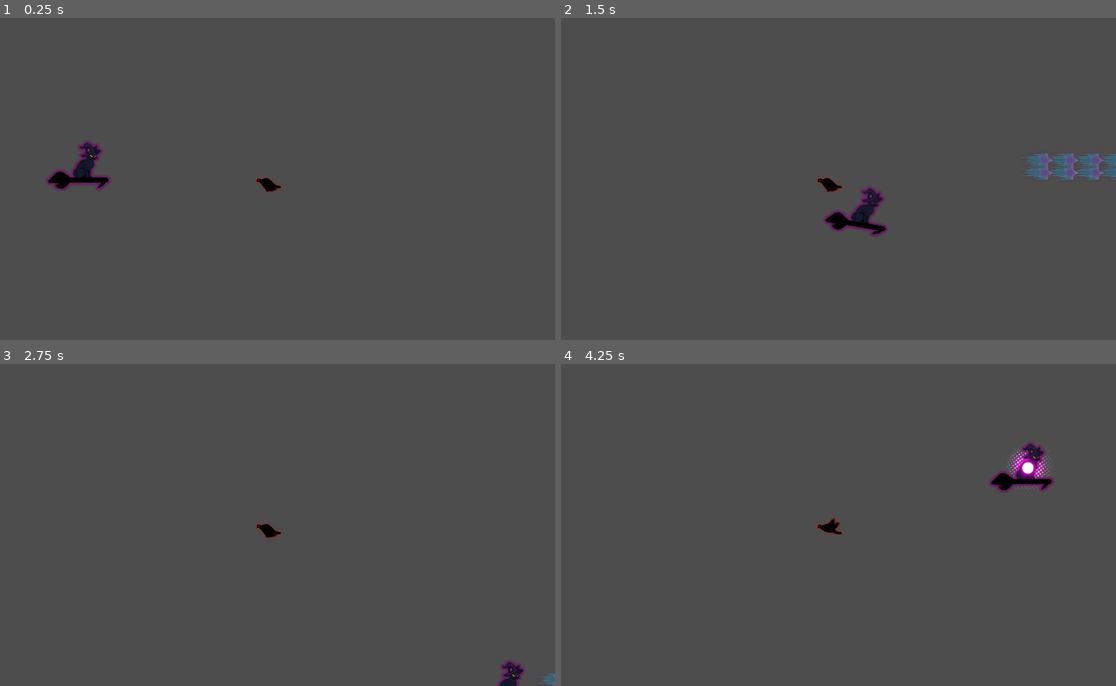
Above: before the commit, frames 1-4 (two rows, left to right).
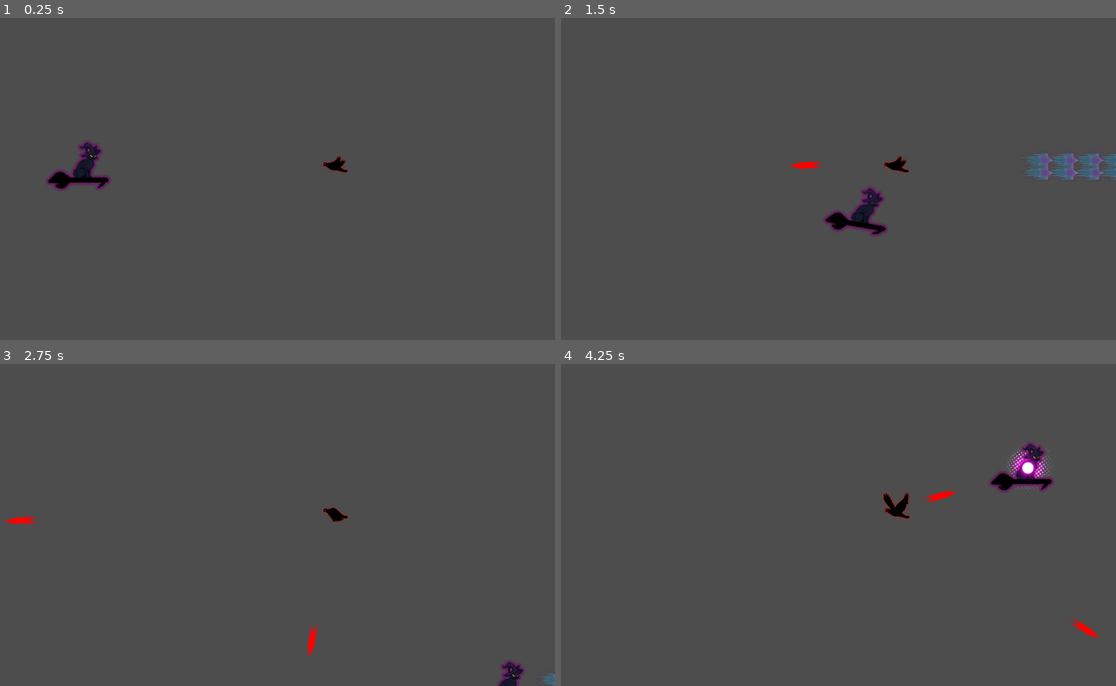
Above: after the commit, the same moments.

Repository: bsu-cs315/fp-brfairchild
Game: Godot game, scene res://level1/level1.tscn
The game is run twice, just before and just after one commit, with the same random seed, the same clock (stepped at 60 frames per second) and the same inputs.
Inputs:
- Up to frame 1 (0.25 s): no input
- Up to frame 2 (1.5 s): hold Right (move_right) 0.53-1.28 s; hold Z (shoot) 0.53-1.28 s; hold Down (move_down) from 1.28 s (still down); tap Shift (focus) at 1.35 s
- Up to frame 3 (2.75 s): tap Z (shoot) at 1.55 s; release Down (move_down) at 2.03 s; hold Right (move_right) from 2.03 s (still down); hold Z (shoot) from 2.03 s (still down)
- Up to frame 4 (4.25 s): release Right (move_right) at 2.78 s; release Z (shoot) at 2.78 s; hold Up (move_up) 2.78-3.53 s; tap Z (shoot) at 2.85, 3.8 s; hold Left (move_left) from 3.53 s (still down); hold Shift (focus) from 3.53 s (still down)

The runs differ from the first frame. In frame 1, 0.3% of the frame differs, in the area x 46-63%, y 42-55%; in frame 2, 0.4%; in frame 3, 0.4%; in frame 4, 0.6%, in the area x 46-98%, y 39-86%.

Commit message:
Add enemy logic and bullet spawning.
Also made an unintentional bullet, this one can hone in on the player, I might use it later.

Diff:
--- /dev/null
+++ b/project/enemy_type1/enemy_bullet1.tscn
@@ -0,0 +1,18 @@
+[gd_scene load_steps=4 format=3 uid="uid://rnr4fe1n2lr5"]
+
+[ext_resource type="Script" path="res://enemy_type1/enemy_bullet_1.gd" id="1_vkf2k"]
+[ext_resource type="Texture2D" uid="uid://bgnmtiorpv0sf" path="res://enemy_type1/enemy_bullet1_texture.png" id="2_dkyo2"]
+
+[sub_resource type="RectangleShape2D" id="RectangleShape2D_gap6r"]
+size = Vector2(41, 14)
+
+[node name="EnemyBullet1" type="Area2D"]
+script = ExtResource("1_vkf2k")
+
+[node name="CollisionShape2D" type="CollisionShape2D" parent="."]
+position = Vector2(-1.5, 0)
+shape = SubResource("RectangleShape2D_gap6r")
+
+[node name="EnemyBullet1Texture" type="Sprite2D" parent="."]
+scale = Vector2(0.78, 0.636364)
+texture = ExtResource("2_dkyo2")
--- /dev/null
+++ b/project/enemy_type1/enemy_bullet_1.gd
@@ -0,0 +1,33 @@
+extends Node2D
+
+@export var speed: float = 400.0
+var direction: Vector2
+var bullet_pool: Node
+
+
+func _ready():
+	if bullet_pool:
+		var player_position = bullet_pool.get_closest_player_position(position)
+		if player_position != null:
+			direction = (player_position - position).normalized()
+
+
+func _process(delta: float):
+	position += direction * speed * delta
+	if direction.length() > 0:
+		rotation = direction.angle() + PI
+
+	if is_out_of_bounds():
+		if bullet_pool:
+			bullet_pool.return_bullet(self)
+
+
+func is_out_of_bounds() -> bool:
+	var screen_size = get_viewport().size
+	return position.x < 0 or position.x > screen_size.x or position.y < 0 or position.y > screen_size.y
+
+
+func reset_bullet():
+	position = Vector2.ZERO
+	visible = false
+	direction = Vector2.ZERO
--- /dev/null
+++ b/project/enemy_type1/enemy_bullet_homing.gd
@@ -0,0 +1,44 @@
+extends Node2D
+
+@export var speed: float = 400.0
+@export var turn_rate: float = 0.5
+@export var max_curves: int = 500
+var direction: Vector2
+var bullet_pool: Node
+var curve_attempts: int = 0
+var tracking: bool = true
+
+
+func _ready():
+	curve_attempts = 0
+	tracking = true
+
+
+func _process(delta: float):
+	if tracking:
+		var player_position = bullet_pool.get_closest_player_position(position)
+		if player_position != null:
+			var target_direction = (player_position - position).normalized()
+			direction = direction.lerp(target_direction, turn_rate)
+			curve_attempts += 1
+			if curve_attempts >= max_curves:
+				tracking = false
+
+	position += direction * speed * delta
+
+	if is_out_of_bounds():
+		if bullet_pool:
+			bullet_pool.return_bullet(self)
+
+
+func is_out_of_bounds() -> bool:
+	var screen_size = get_viewport().size
+	return position.x < 0 or position.x > screen_size.x or position.y < 0 or position.y > screen_size.y
+
+
+func reset_bullet():
+	position = Vector2.ZERO
+	visible = false
+	direction = Vector2(0, 0)
+	curve_attempts = 0
+	tracking = true
--- a/project/enemy_type1/enemy_type1.tscn
+++ b/project/enemy_type1/enemy_type1.tscn
@@ -1,5 +1,6 @@
-[gd_scene load_steps=6 format=3 uid="uid://bgsvejlihua58"]
+[gd_scene load_steps=7 format=3 uid="uid://bgsvejlihua58"]
 
+[ext_resource type="Script" path="res://enemy_type1/enemy_type_1.gd" id="1_br1wc"]
 [ext_resource type="Texture2D" uid="uid://bn306l45np3cm" path="res://enemy_type1/enemy_type1_texture.png" id="1_rsxos"]
 
 [sub_resource type="AtlasTexture" id="AtlasTexture_q5xvc"]
@@ -32,8 +33,14 @@
 }]
 
 [node name="EnemyType1" type="Node2D"]
+script = ExtResource("1_br1wc")
 
 [node name="AnimatedSprite2D" type="AnimatedSprite2D" parent="."]
 sprite_frames = SubResource("SpriteFrames_ox71v")
 autoplay = "default"
-frame_progress = 0.898005
+frame_progress = 0.25735
+
+[node name="Timer" type="Timer" parent="."]
+autostart = true
+
+[connection signal="timeout" from="Timer" to="." method="_on_timer_timeout"]
--- /dev/null
+++ b/project/enemy_type1/enemy_type_1.gd
@@ -0,0 +1,11 @@
+extends Node2D
+
+@export var bullet_pool: Node
+
+
+func _on_timer_timeout() -> void:
+	if bullet_pool:
+		var bullet_position = position
+		bullet_pool.spawn_bullet(bullet_position)
+	else:
+		print("Bullet pool not assigned.")
--- /dev/null
+++ b/project/level1/bullet_pool.gd
@@ -0,0 +1,48 @@
+extends Node2D
+
+@export var bullet_scene: PackedScene
+@export var pool_size: int = 20
+var bullets: Array[Node2D] = []
+
+
+func _ready():
+	for i in range(pool_size):
+		if bullet_scene:
+			var bullet: Node2D = bullet_scene.instantiate() as Node2D
+			bullet.visible = false
+			add_child(bullet)
+			bullet.bullet_pool = self
+			bullets.append(bullet)
+
+
+func spawn_bullet(spawn_position: Vector2):
+	var player_position = get_closest_player_position(spawn_position)
+
+	if player_position == null:
+		return
+
+	var direction = (player_position - spawn_position).normalized()
+	for bullet in bullets:
+		if !bullet.visible:
+			bullet.position = spawn_position
+			bullet.direction = direction
+			bullet.visible = true
+			break
+
+
+func return_bullet(bullet: Node2D):
+	bullet.reset_bullet()
+
+
+func get_closest_player_position(spawn_position: Vector2) -> Vector2:
+	var closest_player_position: Vector2 = Vector2.ZERO
+	var closest_distance = INF
+	var player_found = false
+
+	for player in get_tree().get_nodes_in_group("player"):
+		var distance = spawn_position.distance_to(player.global_position)
+		if distance < closest_distance:
+			closest_distance = distance
+			closest_player_position = player.global_position
+			player_found = true
+	return closest_player_position if player_found else Vector2.ZERO
--- a/project/level1/level1.tscn
+++ b/project/level1/level1.tscn
@@ -1,12 +1,19 @@
-[gd_scene load_steps=3 format=3 uid="uid://dspldn353hqiq"]
+[gd_scene load_steps=5 format=3 uid="uid://dspldn353hqiq"]
 
+[ext_resource type="Script" path="res://level1/bullet_pool.gd" id="1_el27k"]
 [ext_resource type="PackedScene" uid="uid://cpko1hrbwgkfu" path="res://player/player.tscn" id="1_ulg3c"]
+[ext_resource type="PackedScene" uid="uid://rnr4fe1n2lr5" path="res://enemy_type1/enemy_bullet1.tscn" id="2_bdr76"]
 [ext_resource type="PackedScene" uid="uid://bgsvejlihua58" path="res://enemy_type1/enemy_type1.tscn" id="2_ig40w"]
 
 [node name="Level1" type="Node2D"]
 
+[node name="BulletPool" type="Node2D" parent="."]
+script = ExtResource("1_el27k")
+bullet_scene = ExtResource("2_bdr76")
+
 [node name="Player" parent="." instance=ExtResource("1_ulg3c")]
 position = Vector2(232, 332)
 
-[node name="EnemyType1" parent="." instance=ExtResource("2_ig40w")]
-position = Vector2(641, 357)
+[node name="EnemyType1" parent="." node_paths=PackedStringArray("bullet_pool") instance=ExtResource("2_ig40w")]
+position = Vector2(790, 321)
+bullet_pool = NodePath("../BulletPool")
--- a/project/player/player.tscn
+++ b/project/player/player.tscn
@@ -103,10 +103,12 @@
 autoplay = "focus_anm"
 
 [node name="PlayerFocusTexture2" type="Sprite2D" parent="."]
+z_index = -1
 position = Vector2(0, -2)
 texture = ExtResource("2_n83nw")
 
 [node name="AnimatedSprite2D" type="AnimatedSprite2D" parent="."]
+z_index = -1
 position = Vector2(-17, 0)
 sprite_frames = SubResource("SpriteFrames_i8n27")
 autoplay = "default"
--- a/project/player_bullet/player_bullet_1.gd
+++ b/project/player_bullet/player_bullet_1.gd
@@ -3,5 +3,6 @@
 @export var speed: float = 1500
 @export var direction: Vector2 = Vector2(1, 0)
 
+
 func _process(delta: float):
 	position += direction * speed * delta
Binary file added: project/enemy_type1/enemy_bullet1_texture.png
Not shown, added: project/enemy_type1/enemy_bullet1_texture.png.import
